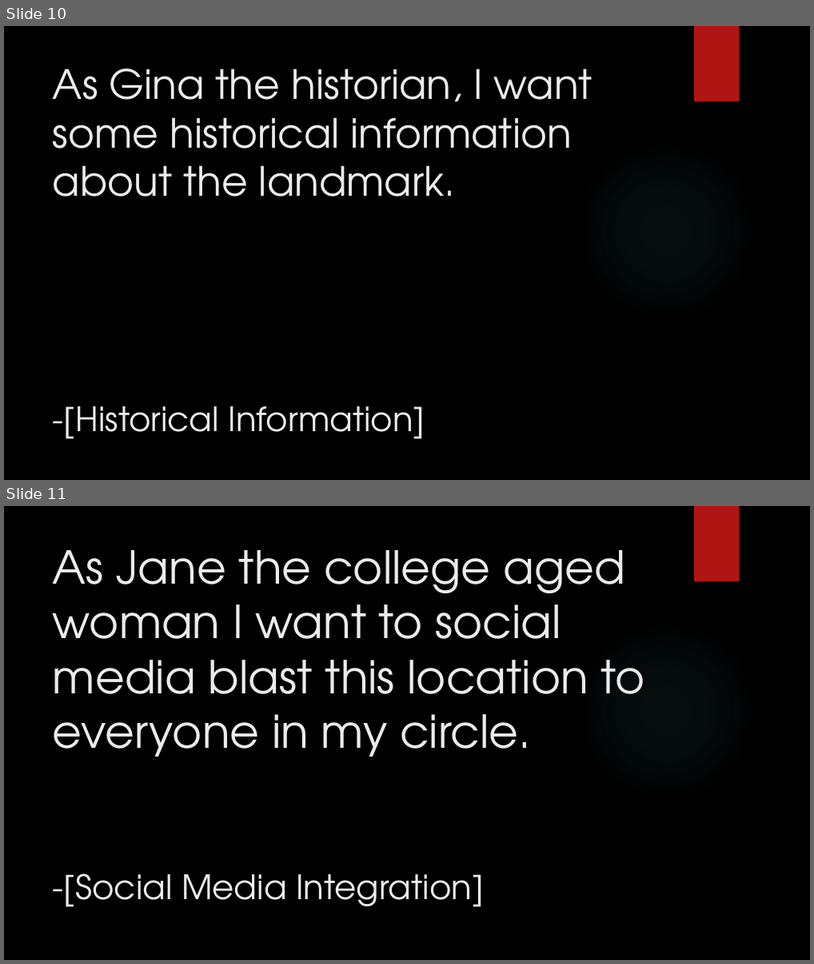
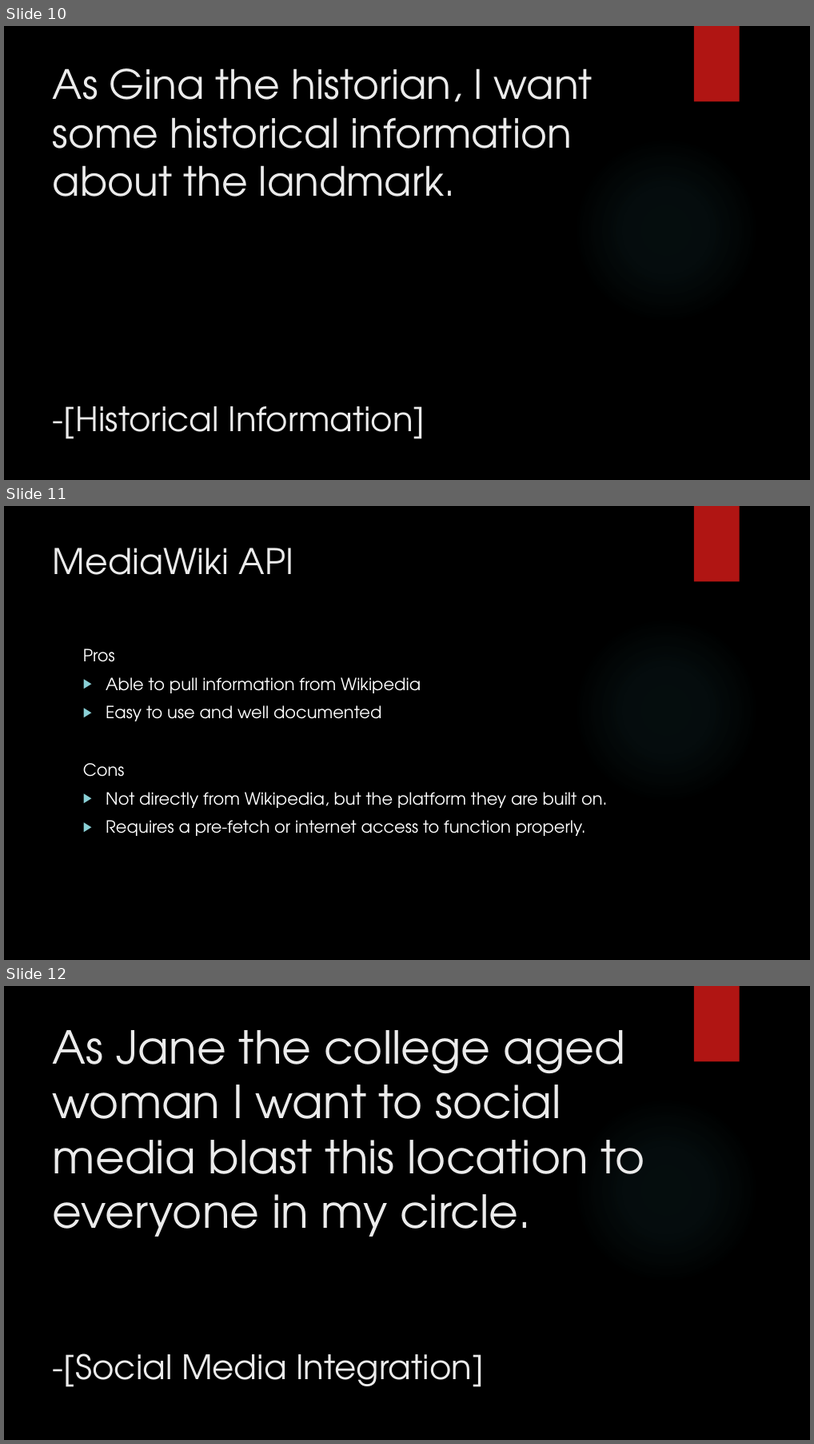
Before and after one commit to junmin-yee/Landmarked, a slide deck: Technology Presentation.pptx. Shown one above the other, each under a label of ours: slides 10 and 11 before the commit, slides 10, 11 and 12 after it. The pictures are 814x964 and 814x1444 pixels, drawn with LibreOffice and Linux fonts; fonts in the diff are those of the drawing; background and template pictures are left out. Boxes give left, top, right and bottom in pixels: in the first picture for what was removed or moved away, otherwise in the second. Text is boxed around its words. In the diff, an @@ line names an element or a change of style, - is before the commit and + after.

```diff
--- a/Technology Presentation.pptx
+++ b/Technology Presentation.pptx
@@ slide 11 added at [4,506,810,960], background picture (left out); not listed: 2 template elements that a slide beside it also shows @@
@@ title added at [53,548,294,575], 42 pt, text #EBEBEB @@
+MediaWiki API
@@ text added at [83,648,607,836], 20 pt, text #FFFFFF @@
+Pros
+▶ Able to pull information from Wikipedia
+▶ Easy to use and well documented
+Cons
+▶ Not directly from Wikipedia, but the platform they are built on.
+▶ Requires a pre-fetch or internet access to function properly.
@@ what was slide 11 is now slide 12 @@
```
